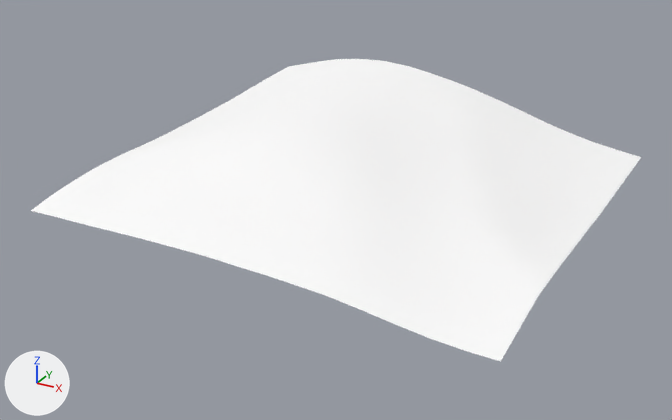
An edit to the glTF model games/yorimichi/assets/belmonte/meshes/SM_BM_BT_Terrain_7_3.glb, drawn before and after from the same camera.
One viewpoint serves both versions: a 50 mm lens placed at (1119.0, -144.0, 232.0), pointed at (887.0, 278.0, 21.0). The lights are fixed; the arrows at lower left show +X, +Y and +Z. The first picture is the older version.

The first picture shows 'SM_BM_BT_Terrain_7_3'.
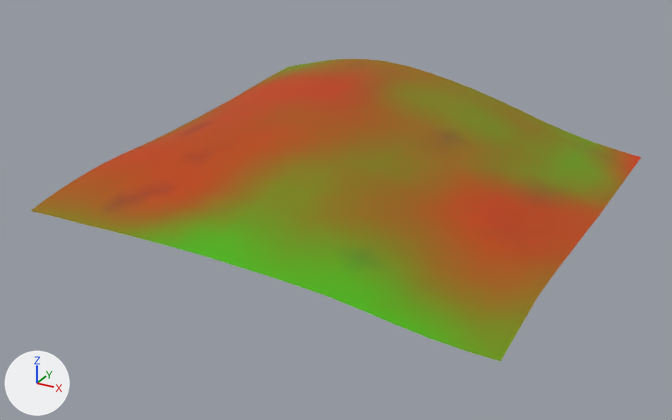
What differs and where, as boxes (x1, y1, x2, y2) in the pictures (672 x 420 px):
```json
{"part": 1, "of": "me_sm_bt_terrain_7_3", "change": "recoloured", "before": [84, 74, 641, 261], "after": [84, 74, 641, 261], "on screen": "white to orange"}
{"part": 2, "of": "me_sm_bt_terrain_7_3", "change": "recoloured", "before": [41, 59, 639, 297], "after": [41, 59, 639, 297], "on screen": "white to brown"}
{"part": 3, "of": "me_sm_bt_terrain_7_3", "change": "recoloured", "before": [31, 59, 630, 361], "after": [31, 59, 630, 361], "on screen": "darker"}
```

The change, as JSON lines over the scene's bpy script:
```json
{"block": "me_sm_bt_terrain_7_3", "where": "me_sm_bt_terrain_7_3.from_pydata(...)  # 535 vertices, 978 faces; spans x 768.0..1024.0, y 168.0..424.0, z 26.0..68.0"}
{"block": "me_sm_bt_terrain_7_3", "where": "# used by ob_sm_bm_bt_terrain_7_3; location = (0.0, 0.0, 0.0)"}
{"block": "me_sm_bt_terrain_7_3", "change": "me_sm_bt_terrain_7_3 part 1: 443 faces centred in x 770.0..1018.0, y 194.0..413.0, z 30.0..66.0 are repainted in the vertex colours; the middle colour goes from white #ffffff to orange #ba4500"}
{"block": "me_sm_bt_terrain_7_3", "change": "me_sm_bt_terrain_7_3 part 2: 252 faces centred in x 770.0..1021.0, y 178.0..421.0, z 30.0..68.0 are repainted in the vertex colours; the middle colour goes from white #ffffff to brown #a35a00"}
{"block": "me_sm_bt_terrain_7_3", "change": "me_sm_bt_terrain_7_3 part 3: 283 faces centred in x 770.0..1018.0, y 170.0..421.0, z 27.0..68.0 are repainted in the vertex colours; the middle colour goes from white #ffffff to yellow #837b00"}
```
